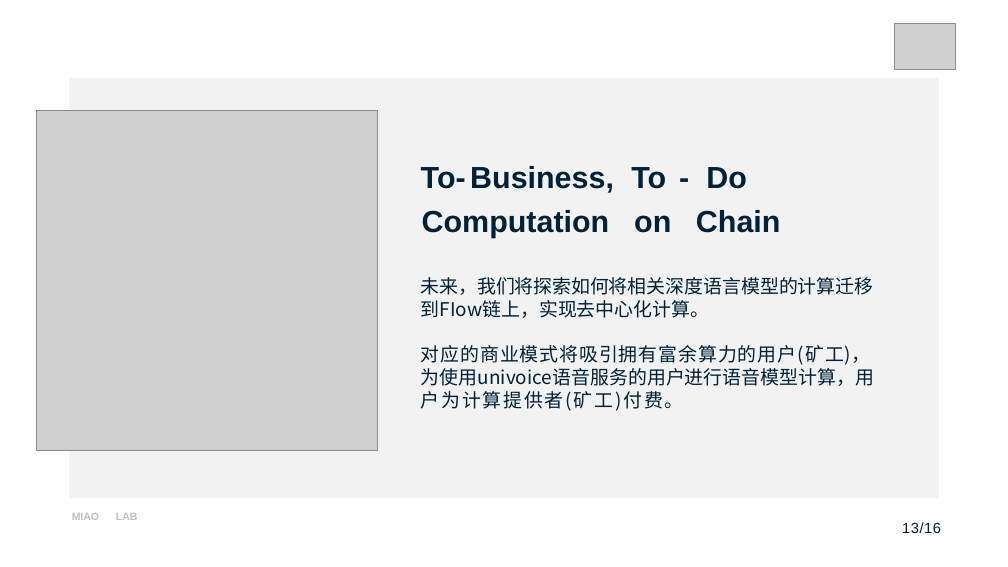
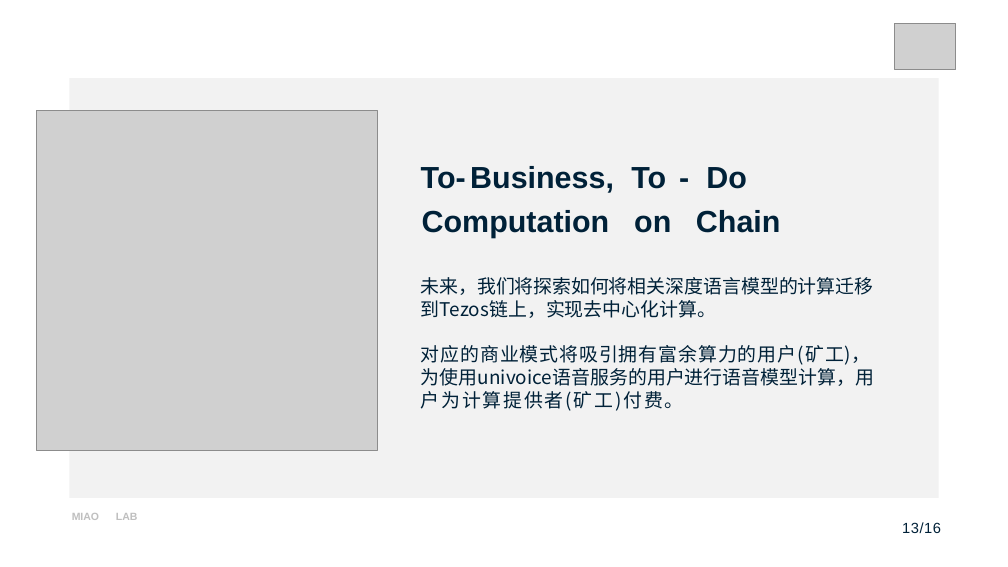
Before and after one commit to wanxiang-blockchain/2022-WX-Blockchain-Fall-Hackathon-Mia-Lab, a slide deck: slide 13 of Univoice_tezos_deck.pptx. Drawn at 1008x567 pixels with LibreOffice and Linux fonts; fonts in the diff are those of the drawing; grey boxes stand for pictures. Boxes give left, top, right and bottom in pixels: in the first picture for what was removed or moved away, otherwise in the second. Text is boxed around its words. In the diff, an @@ line names an element or a change of style, - is before the commit and + after.

```diff
--- a/Univoice_tezos_deck.pptx
+++ b/Univoice_tezos_deck.pptx
@@ text at (421, 277, 874, 318): text changed @@
-未来，我们将探索如何将相关深度语言模型的计算迁移 到FIow链上，实现去中心化计算。
+未来，我们将探索如何将相关深度语言模型的计算迁移 到Tezos链上，实现去中心化计算。
```
Also in this commit, not shown: 1 other slide changed.
